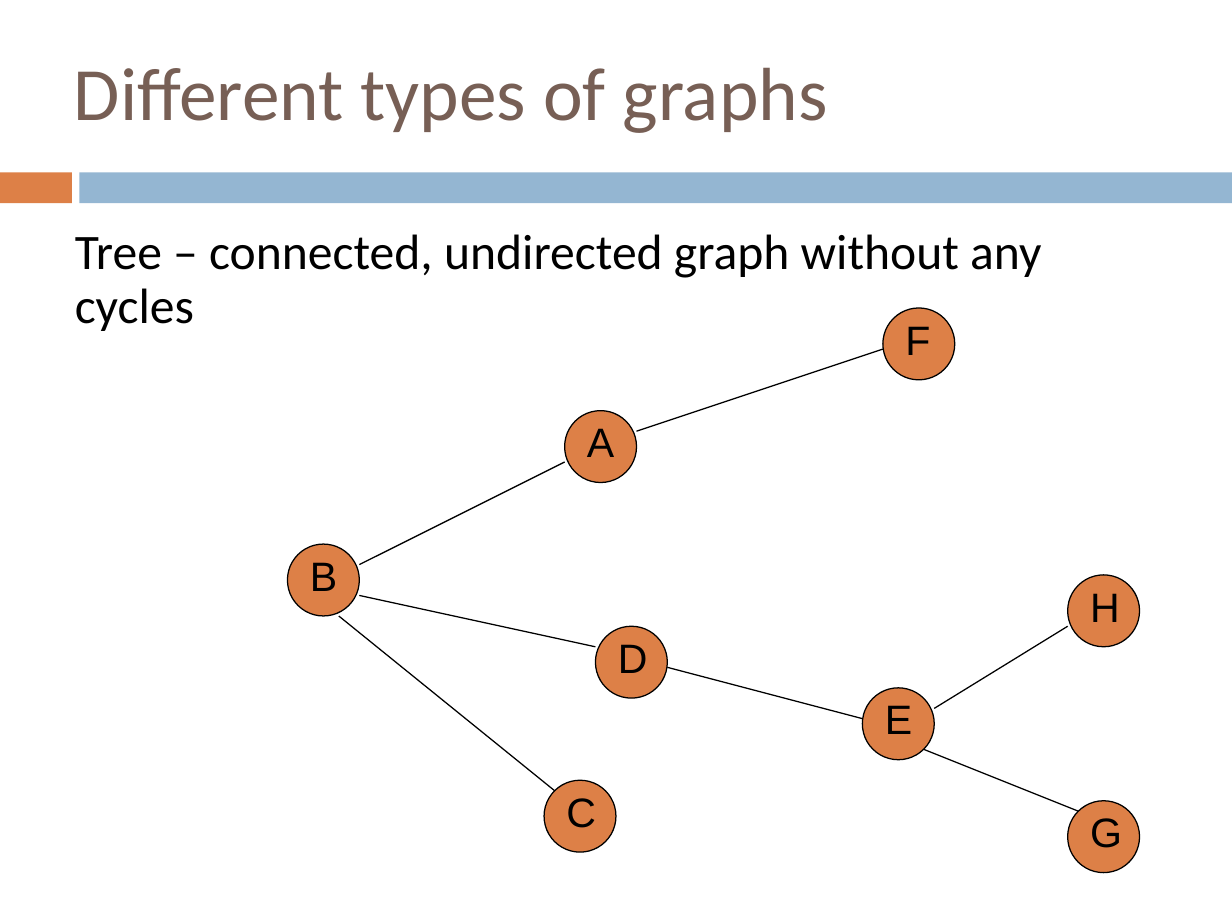
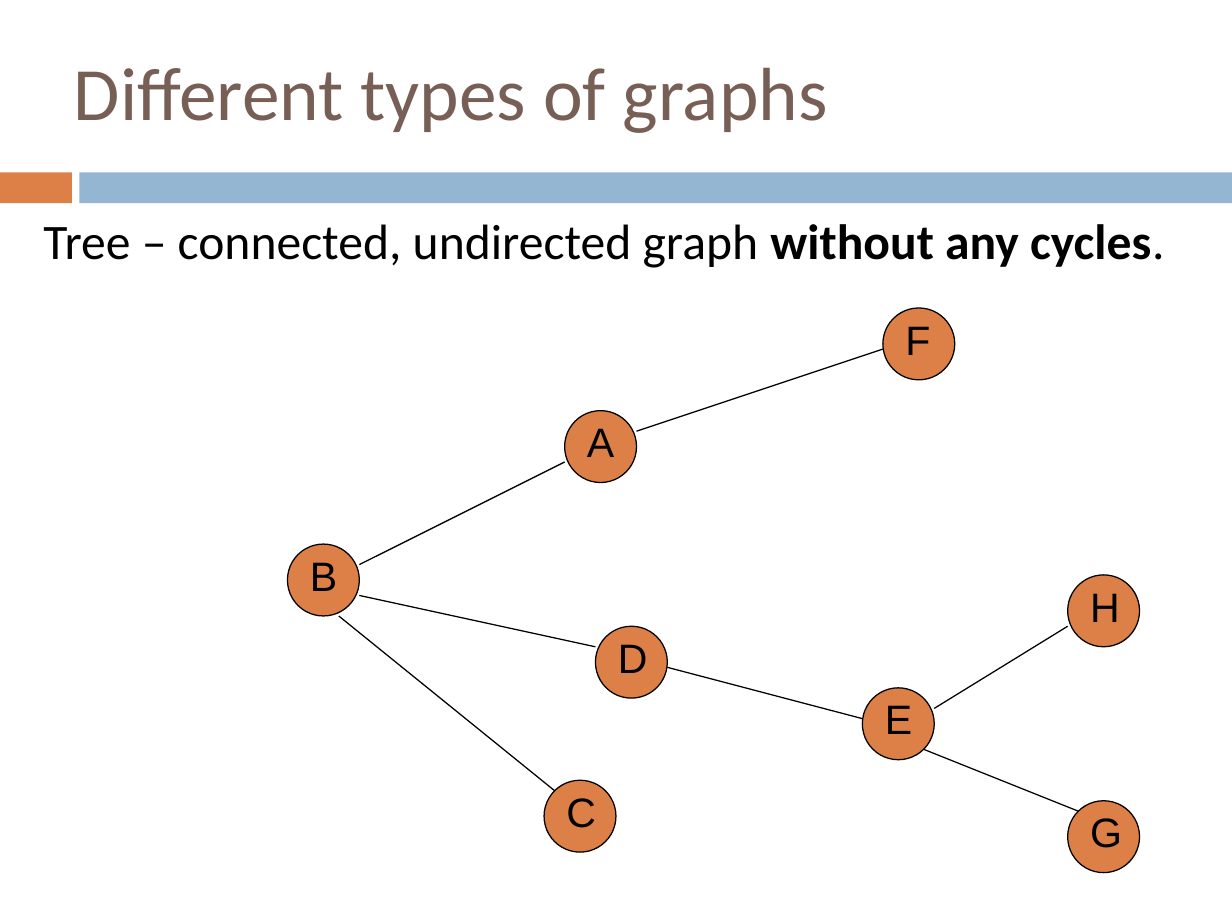
Before and after one commit to Collins-kariuk/Algorithms, a slide deck: slide 34 of Lectures/Lecture 17_Graphs.pptx. Drawn at 1232x924 pixels with LibreOffice and Linux fonts; fonts in the diff are those of the drawing. Boxes give left, top, right and bottom in pixels: in the first picture for what was removed or moved away, otherwise in the second. Text is boxed around its words. In the diff, an @@ line names an element or a change of style, - is before the commit and + after.

```diff
--- a/Lectures/Lecture 17_Graphs.pptx
+++ b/Lectures/Lecture 17_Graphs.pptx
@@ text at (43, 224, 1164, 268): text changed @@
-Tree – connected, undirected graph without any cycles
+Tree – connected, undirected graph without any cycles.
```
Also in this commit, not shown: 9 other slides changed, 1 slide removed.
